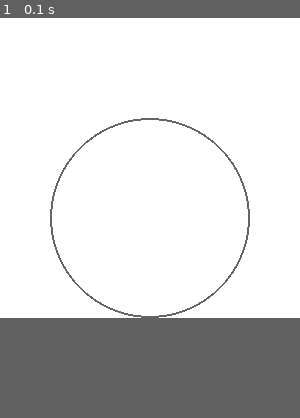
Above: before the commit, frame 1.
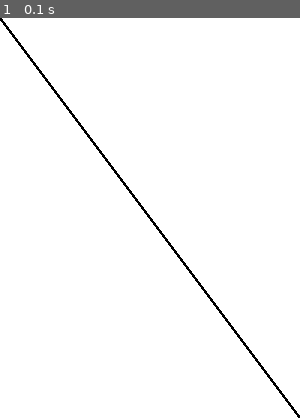
Above: after the commit, the same moment.

Repository: hiroraim/Pygame
Game: pygame game, started from pygame02.py
Two runs of this game, one before a commit and one after it. Both use one fixed random seed, a clock stepped at 60 frames per second and the inputs below.
Inputs:
- Up to frame 1 (0.1 s): no input
In our replay, the window is 300x300 before the commit and 300x400 after it. These sizes can differ from the game's own. Grey fills any space a smaller window leaves; there, only what the larger window draws over its background counts as a difference.

The runs differ from the first frame. In frame 1, 1.9% of the frame differs, in the area x 0-100%, y 0-100%.

Commit message:
add line ref

Diff:
--- a/pygame02.py
+++ b/pygame02.py
@@ -5,7 +5,7 @@
 
 def main():
     pygame.init()
-    surface = pygame.display.set_mode((300,300))
+    surface = pygame.display.set_mode((300,400))
     pygame.display.set_caption("Pygame draw")
     clock = pygame.time.Clock()
     while True:
@@ -29,12 +29,15 @@
         #pygame.draw.circle(surface,(255,0,255),(200,100),10)
 
         """
-        ellipse(画面,(R,G,B),(中心の座標,楕円の長形(横の長さ),楕円の短径(たての長さ)))
+        ellipse(画面,(R,G,B),(中心の座標,楕円の長形(横の長さ),楕円の短径(たての長さ)),線の太さ)
         """
-        pygame.draw.ellipse(surface,(100,100,100),(50,100,200,200),2)
+        #pygame.draw.ellipse(surface,(100,100,100),(50,100,200,200),2)
         #pygame.draw.ellipse(surface,(200,200,200),(150,150,80,40),)
 
-        #pygame.draw.line(surface, (0,100,200), (8,220),(200,340),3)
+        """
+        line(画面,(R,G,B),(始点の座標),(終点の座標),線の太さ)
+        """
+        pygame.draw.line(surface, (0,0,0), (0,0),(300,400),3)
 
         pygame.display.update()
         clock.tick(10)
